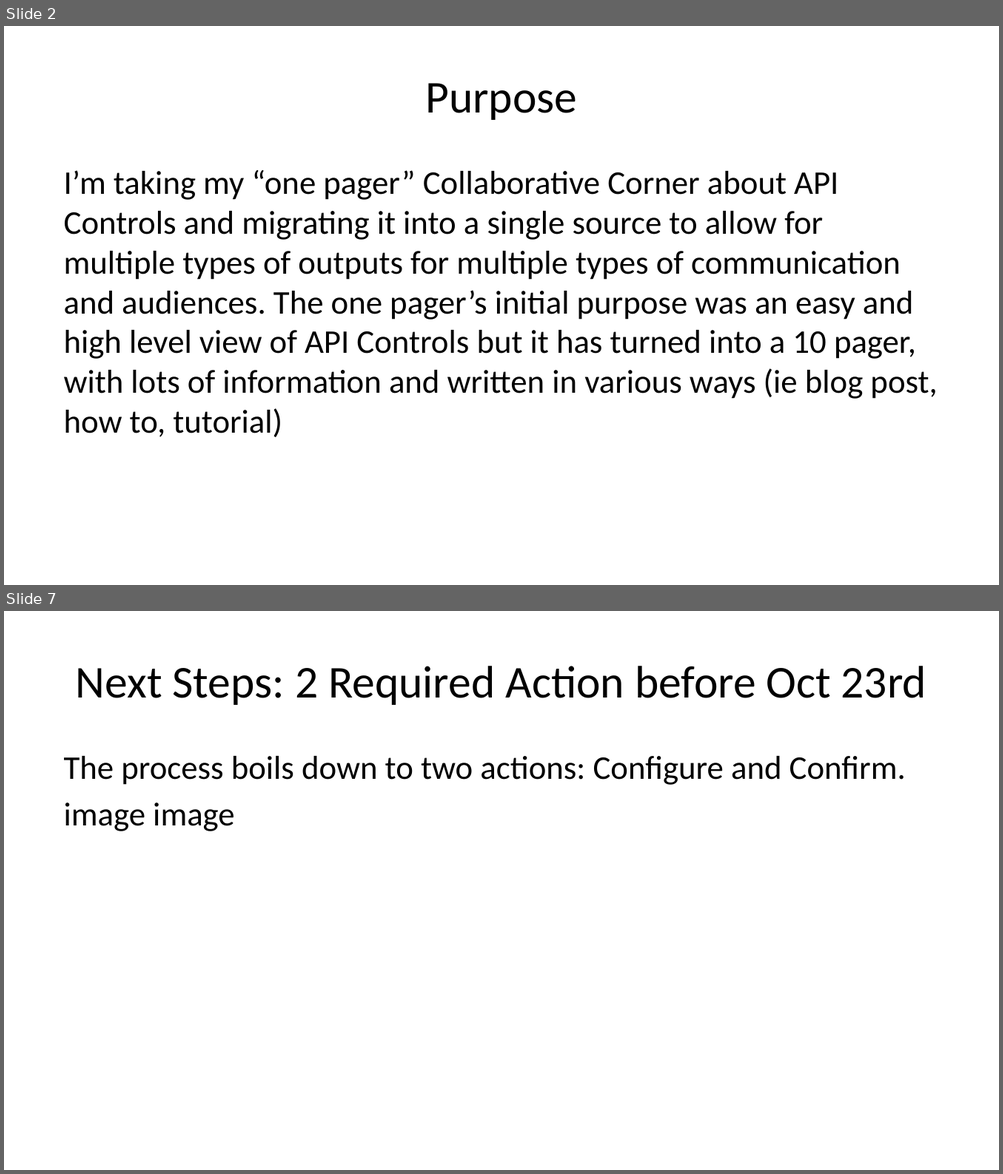
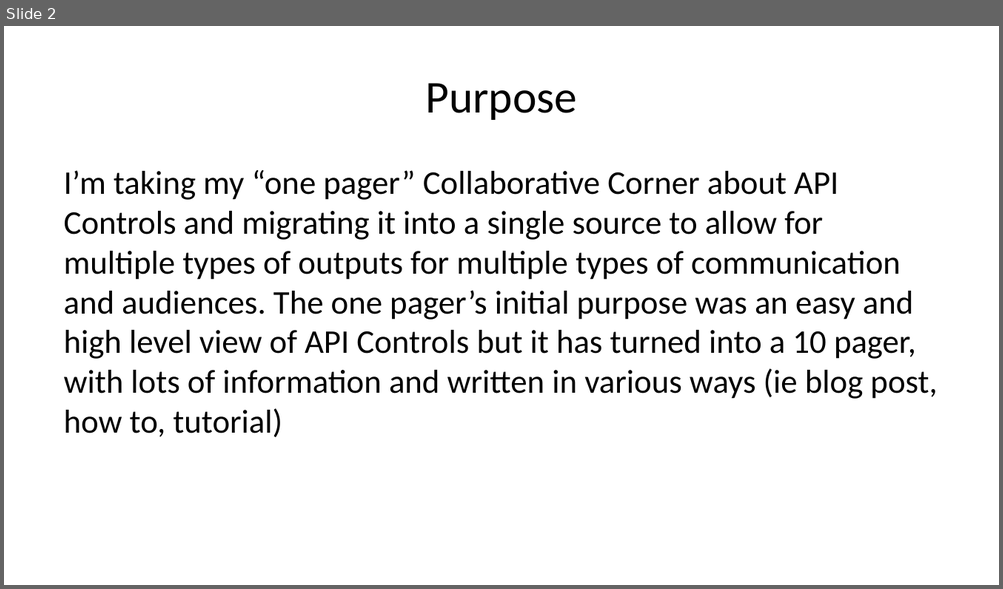
Before and after one commit to melbs/tc2benson, a slide deck: docs/index.pptx. Shown one above the other, each under a label of ours: slides 2 and 7 before the commit, slide 2 after it; the slides between them are not shown. The pictures are 1003x1174 and 1003x589 pixels, drawn with LibreOffice and Linux fonts; fonts in the diff are those of the drawing. Boxes give left, top, right and bottom in pixels: in the first picture for what was removed or moved away, otherwise in the second. Text is boxed around its words. In the diff, an @@ line names an element or a change of style, - is before the commit and + after.

Commit message:
Images, files, navbar, content

```diff
--- a/docs/index.pptx
+++ b/docs/index.pptx
@@ slide 7 removed at (4, 611, 999, 1170), background #FFFFFF @@
@@ title removed at (76, 666, 926, 705) @@
-Next Steps: 2 Required Action before Oct 23rd
@@ text removed at (64, 756, 905, 832) @@
-The process boils down to two actions: Configure and Confirm.
-image image
```
Also in this commit, not shown: 7 slides changed, 3 other slides removed, 37 other files.
